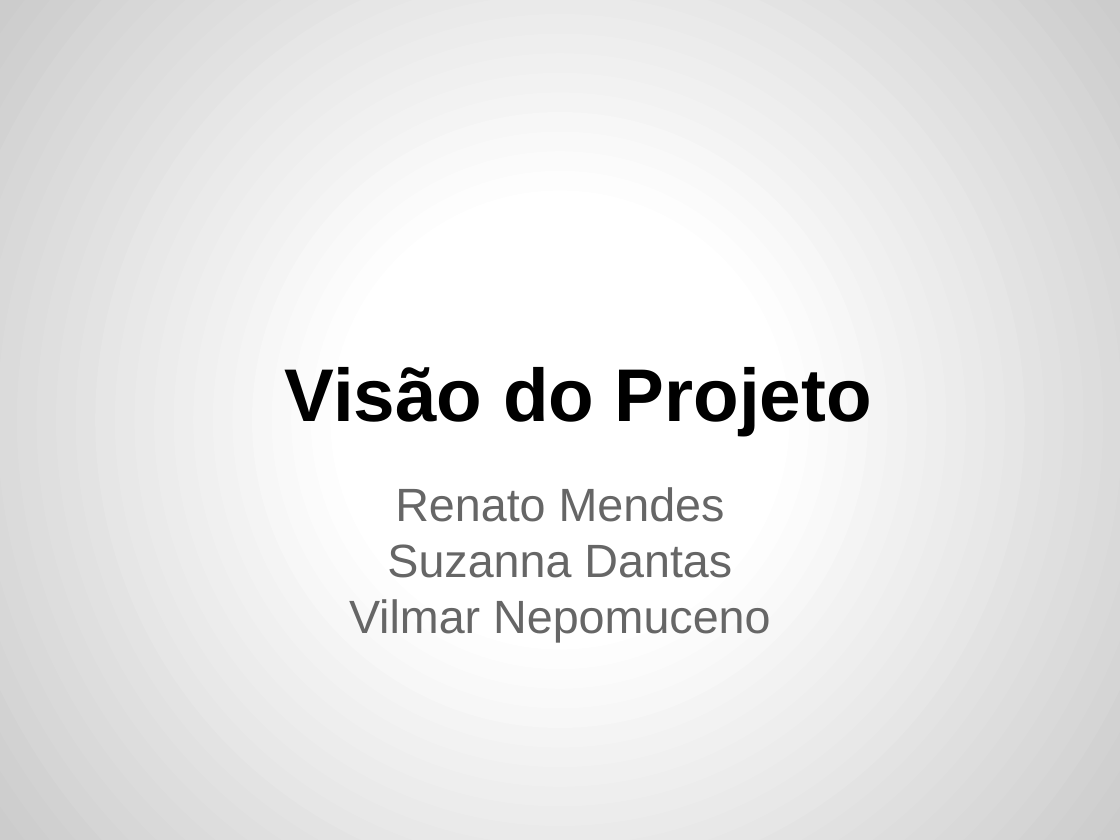
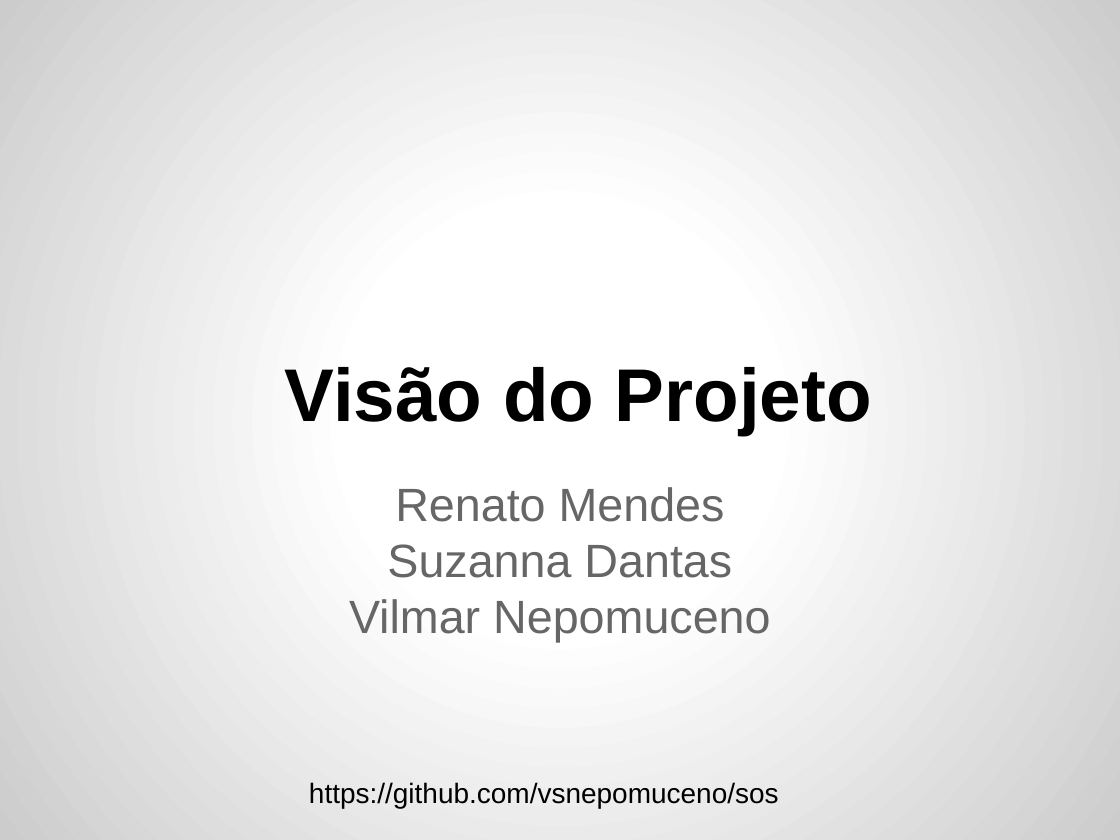
Before and after one commit to vsnepomuceno/sos, a slide deck: slide 1 of docs/Visão do projeto.pptx. Drawn at 1120x840 pixels with LibreOffice and Linux fonts; fonts in the diff are those of the drawing. Boxes give left, top, right and bottom in pixels: in the first picture for what was removed or moved away, otherwise in the second. Text is boxed around its words. In the diff, an @@ line names an element or a change of style, - is before the commit and + after.

```diff
--- a/docs/Visão do projeto.pptx
+++ b/docs/Visão do projeto.pptx
@@ text added at [309, 782, 779, 808], 18 pt, text #000000 @@
+https://github.com/vsnepomuceno/sos
```
Also in this commit, not shown: 1 other file.
